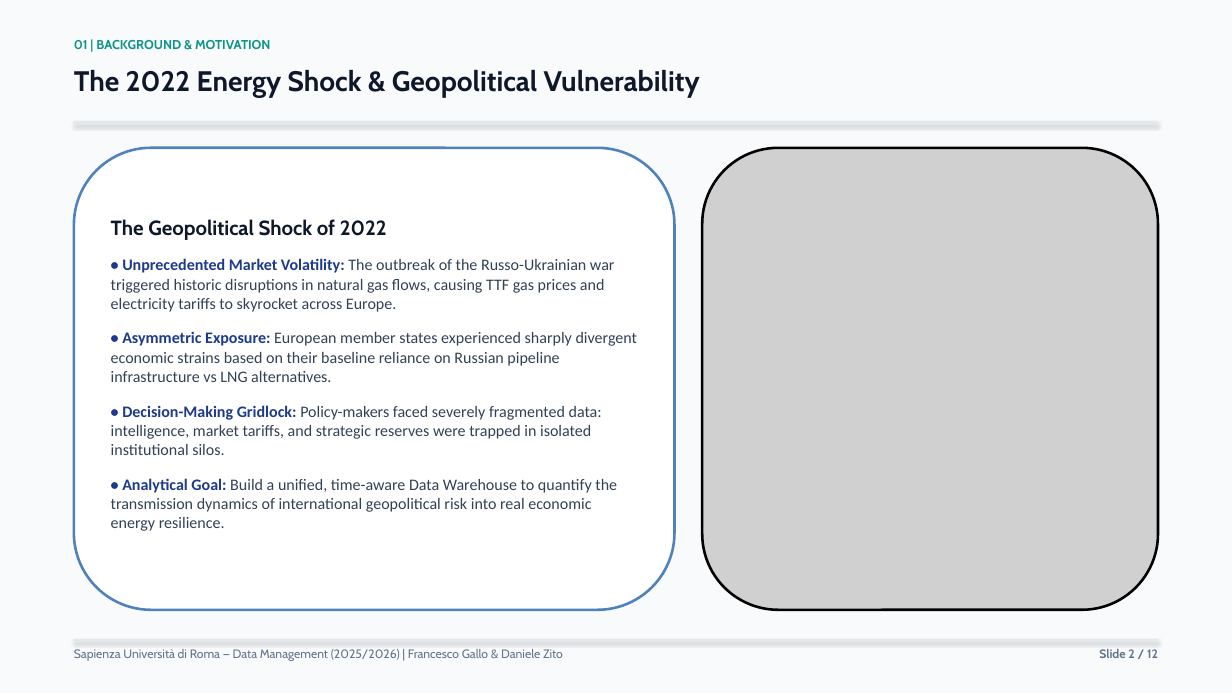
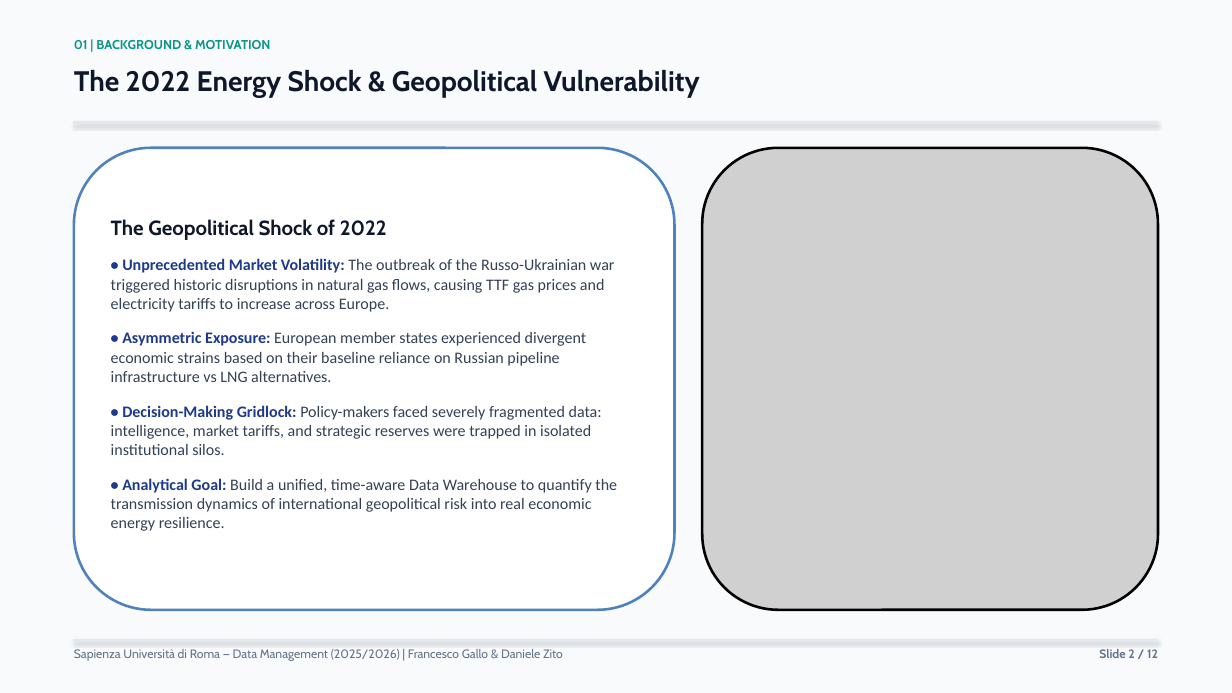
Before and after one commit to francescogallo2708-tech/energy-security-data-warehouse, a slide deck: slide 2 of docs/presentation/energy_security_data_warehouse_presentation.pptx. Drawn at 1232x693 pixels with LibreOffice and Linux fonts; fonts in the diff are those of the drawing; grey boxes stand for pictures. Boxes give left, top, right and bottom in pixels: in the first picture for what was removed or moved away, otherwise in the second. Text is boxed around its words. In the diff, an @@ line names an element or a change of style, - is before the commit and + after.

```diff
--- a/docs/presentation/energy_security_data_warehouse_presentation.pptx
+++ b/docs/presentation/energy_security_data_warehouse_presentation.pptx
@@ text at [111,258,614,382]: text changed @@
-• Unprecedented Market Volatility: The outbreak of the Russo-Ukrainian war triggered historic disruptions in natural gas flows, causing TTF gas prices and electricity tariffs to skyrocket across Europe.
-• Asymmetric Exposure: European member states experienced sharply divergent economic strains based on their baseline reliance on Russian pipeline infrastructure vs LNG alternatives.
+• Unprecedented Market Volatility: The outbreak of the Russo-Ukrainian war triggered historic disruptions in natural gas flows, causing TTF gas prices and electricity tariffs to increase across Europe.
+• Asymmetric Exposure: European member states experienced divergent economic strains based on their baseline reliance on Russian pipeline infrastructure vs LNG alternatives.
```
Also in this commit, not shown: 7 other slides changed, 2 other files.
